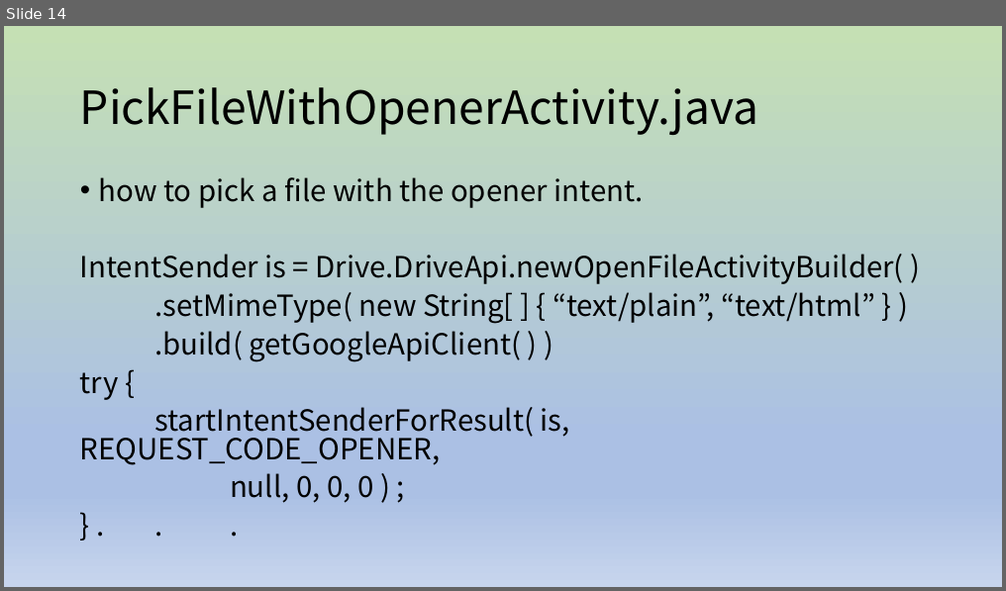
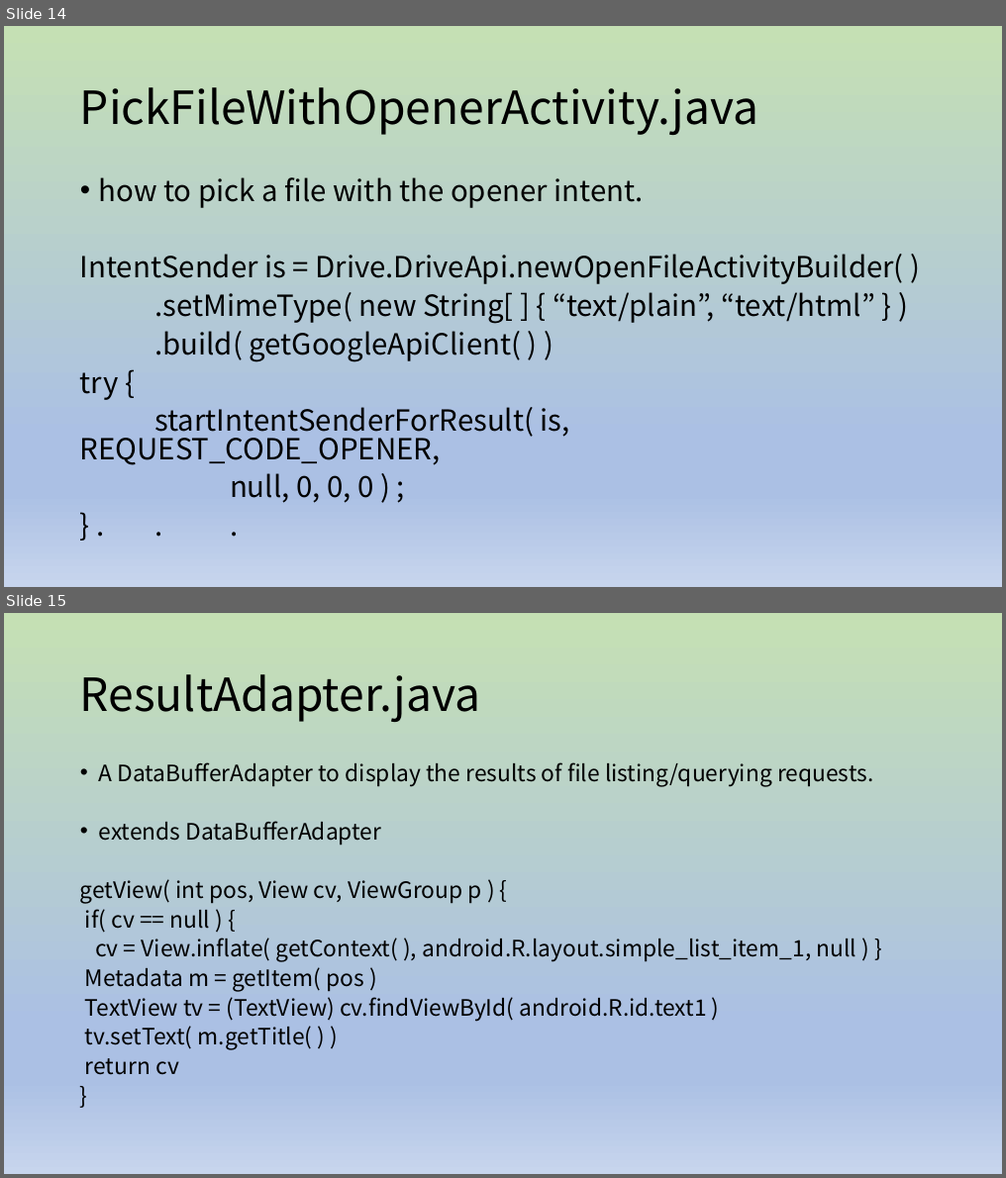
Before and after one commit to dummyFirst/NHK_Japanese, a slide deck: Android/GoogleDrive_AndroidDemo.pptx. Shown one above the other, each under a label of ours: slide 14 before the commit, slides 14 and 15 after it. The pictures are 1006x591 and 1006x1178 pixels, drawn with LibreOffice and Linux fonts; fonts in the diff are those of the drawing. Boxes give left, top, right and bottom in pixels: in the first picture for what was removed or moved away, otherwise in the second. Text is boxed around its words. In the diff, an @@ line names an element or a change of style, - is before the commit and + after.

```diff
--- a/Android/GoogleDrive_AndroidDemo.pptx
+++ b/Android/GoogleDrive_AndroidDemo.pptx
@@ slide 15 added at [4, 613, 1002, 1174], background gradient #C5E0B4 to #ABC0E4 to #C7D5ED @@
@@ title added at [80, 674, 480, 722], 44 pt, text #000000 @@
+ResultAdapter.java
@@ text added at [80, 762, 873, 1075], 21.7 pt, text #000000 @@
+• A DataBufferAdapter to display the results of file listing/querying requests.
+• extends DataBufferAdapter
+getView( int pos, View cv, ViewGroup p ) {
+if( cv == null ) {
+cv = View.inflate( getContext( ), android.R.layout.simple_list_item_1, null ) }
+Metadata m = getItem( pos )
+TextView tv = (TextView) cv.findViewById( android.R.id.text1 )
+tv.setText( m.getTitle( ) )
+return cv
+}
```
Also in this commit, not shown: 1 other slide added.
